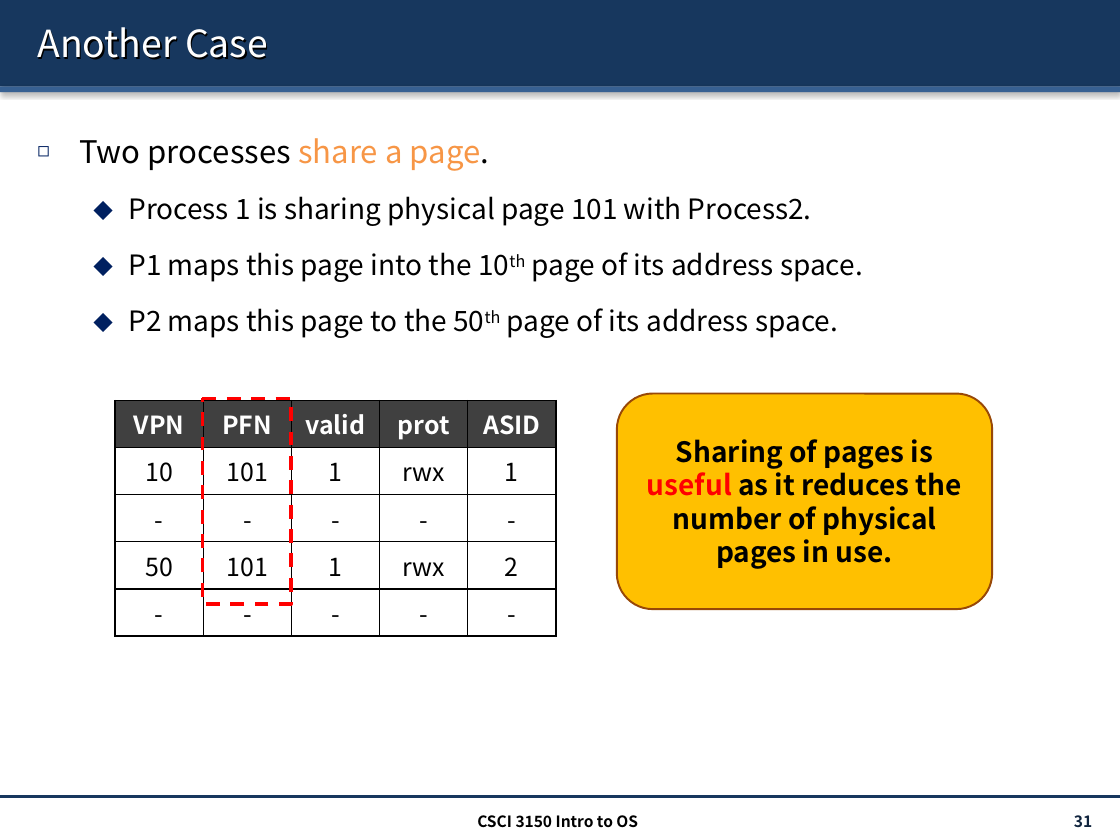
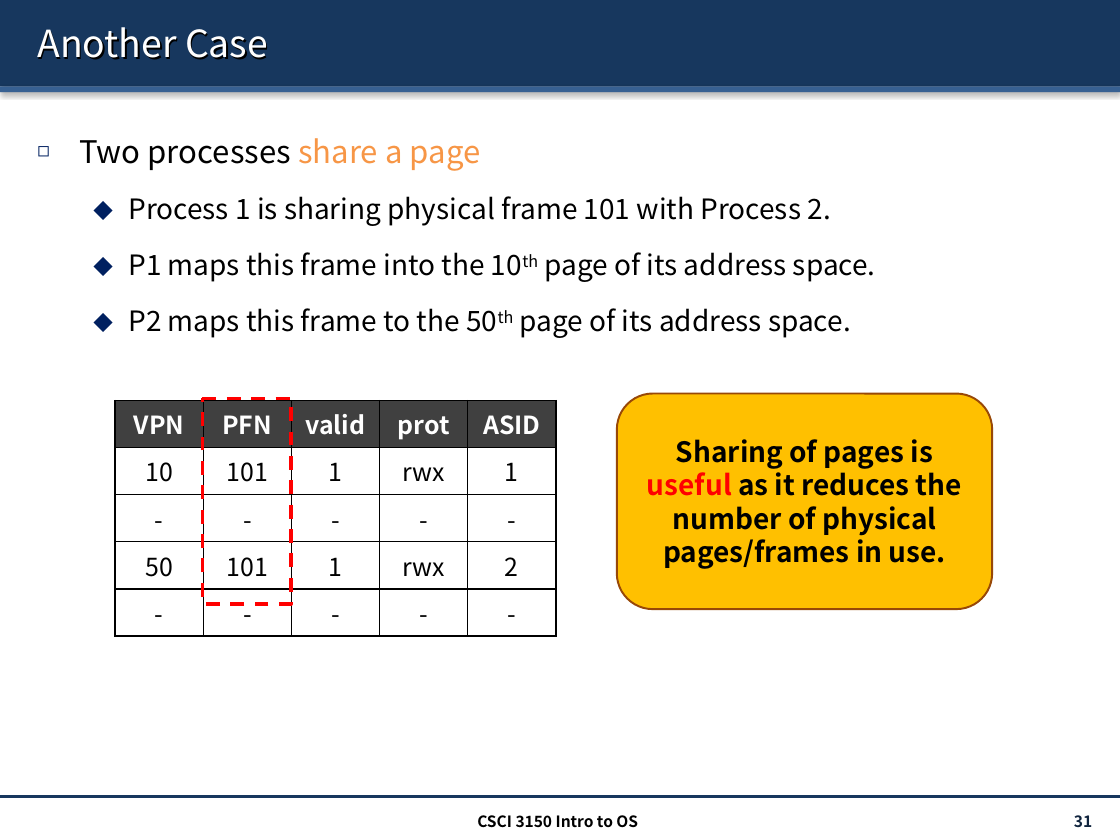
Before and after one commit to henryhxu/CSCI3150, a slide deck: slide 31 of lecture/lec11_paging.pptx. Drawn at 1120x840 pixels with LibreOffice and Linux fonts; fonts in the diff are those of the drawing. Boxes give left, top, right and bottom in pixels: in the first picture for what was removed or moved away, otherwise in the second. Text is boxed around its words. In the diff, an @@ line names an element or a change of style, - is before the commit and + after.

Commit message:
lec11 ppt updated

```diff
--- a/lecture/lec11_paging.pptx
+++ b/lecture/lec11_paging.pptx
@@ text at (79,138,876,338): text changed @@
-◻ Two processes share a page.
-  ⬥ Process 1 is sharing physical page 101 with Process2.
-  ⬥ P1 maps this page into the 10th page of its address space.
-  ⬥ P2 maps this page to the 50th page of its address space.
+◻ Two processes share a page
+  ⬥ Process 1 is sharing physical frame 101 with Process 2.
+  ⬥ P1 maps this frame into the 10th page of its address space.
+  ⬥ P2 maps this frame to the 50th page of its address space.
@@ text in rounded rectangle at (647,439,962,569): text changed @@
-Sharing of pages is useful as it reduces the number of physical pages in use.
+Sharing of pages is useful as it reduces the number of physical pages/frames in use.
```
Also in this commit, not shown: 6 other slides changed, 24 slides added.
